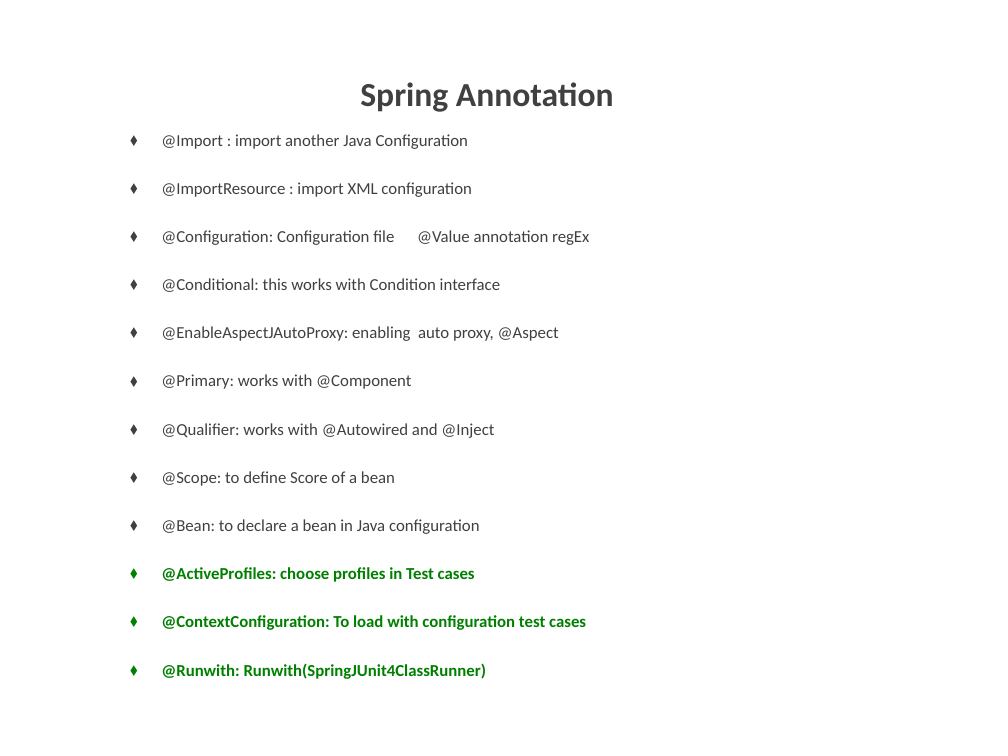
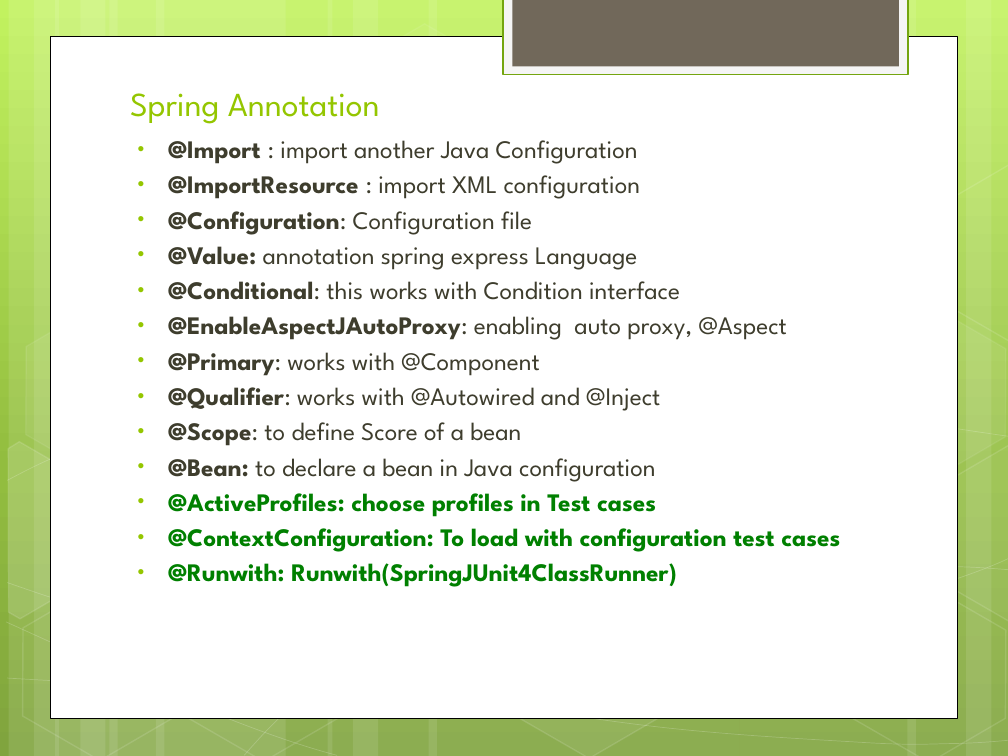
Before and after one commit to trvajjala/interview-preparation, a slide deck: slide 5 of documents/SpringCoreConcepts.pptx (slide 4 before the commit). Drawn at 1008x756 pixels with LibreOffice and Linux fonts; fonts in the diff are those of the drawing; background and template pictures are left out. Boxes give left, top, right and bottom in pixels: in the first picture for what was removed or moved away, otherwise in the second. Text is boxed around its words. In the diff, an @@ line names an element or a change of style, - is before the commit and + after.

```diff
--- a/documents/SpringCoreConcepts.pptx
+++ b/documents/SpringCoreConcepts.pptx
@@ background picture (left out) to gradient #C3F35F to #93BF3F to #81A53E @@
@@ rectangle added at (503, 0, 908, 75), fill #F5F5F5, outline #74A510 1.25 pt @@
@@ rectangle added at (512, 0, 898, 67), fill #71685A @@
@@ rectangle added at (50, 36, 958, 718), fill #FFFFFF, outline #000000 0.5 pt @@
@@ title "Spring Annotation": place and size @@
-title "Spring Annotation" at (360, 82, 614, 112)
+title "Spring Annotation" at (130, 93, 380, 124)
@@ title "Spring Annotation" at (130, 93, 380, 124): font Calibri to League Spartan, text colour #404040 to #94C600, bold off; alignment centre to left; line spacing 52pt to 1; vertical alignment middle to bottom @@
@@ text at (168, 140, 840, 587): size 12 to 18 pt, font Calibri to League Spartan in "@Import : import another Java Configuration", "@ImportResource : import XML configuration", "@Conditional: this works with Condition interface", "@EnableAspectJAutoProxy: enabling auto proxy, @Aspect" and 7 more places; text colour #404040 to #3E3D2D in "@Import : import another Java Configuration", "@ImportResource : import XML configuration", "@Conditional: this works with Condition interface", "@EnableAspectJAutoProxy: enabling auto proxy, @Aspect" and 4 more places; bold on in "@Import", "@ImportResource", "@Conditional:", "@EnableAspectJAutoProxy:" and 4 more places; bullet ⬧ to •; less space between paragraphs @@
@@ group added at (0, 0, 1008, 756): 12 rectangles, 8 freeform shapes, 8 hexagons @@
@@ text at (168, 211, 637, 270): text changed; size 12 to 18 pt; font Calibri to League Spartan; text colour #404040 to #3E3D2D @@
-⬧ @Configuration: Configuration file @Value annotation regEx
+• @Configuration: Configuration file
+• @Value: annotation spring express Language
```
Also in this commit, not shown: 12 other slides changed, 5 slides added, 11 other files.
